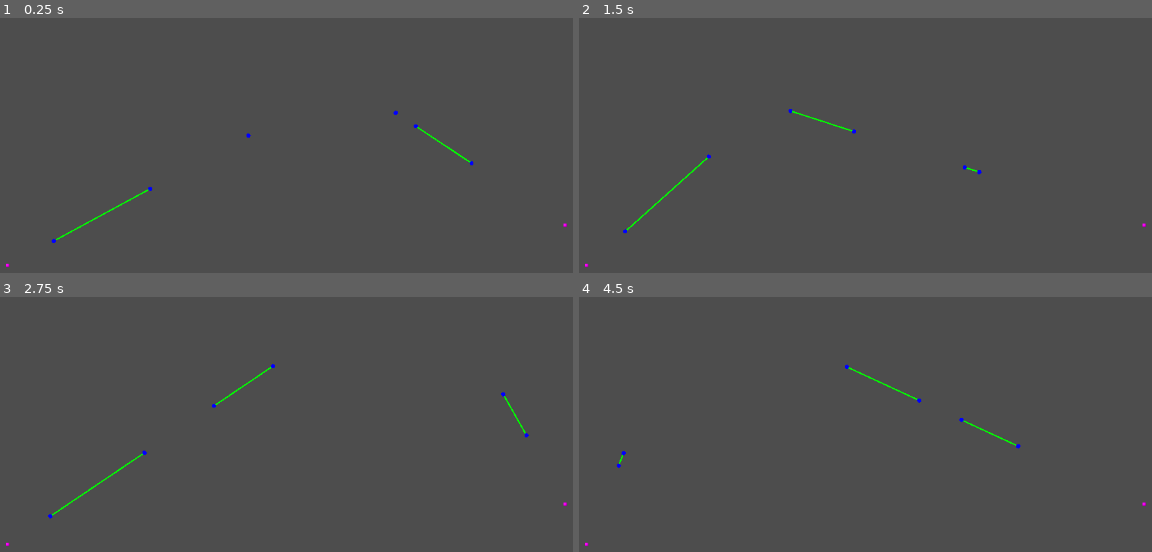
Above: before the commit, frames 1-4 (two rows, left to right).
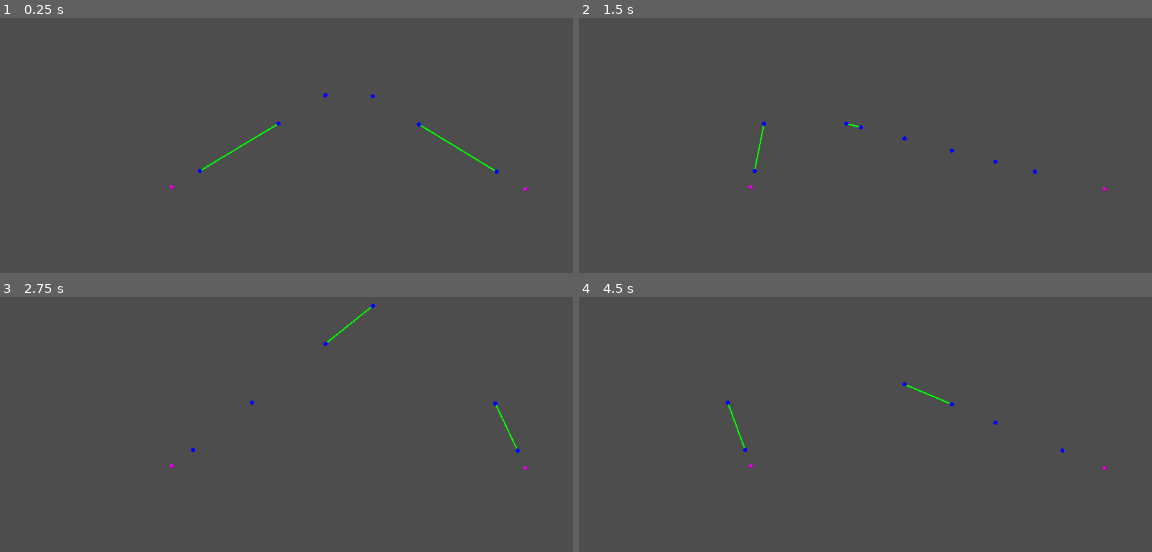
Above: after the commit, the same moments.

Repository: CaptainTriton10/ionising-radiation-simulator
Game: Godot game, scene res://main.tscn
Same seed, same stepped clock (60 frames per second), same inputs: the game is played once before the commit and once after it.
Inputs (mouse positions are in pixels of both pictures, inside the frame that each line leads up to):
- Up to frame 1 (0.25 s): no input
- Up to frame 2 (1.5 s): tap Enter at 0.5 s; move the mouse to (1100, 58) at 0.52 s; tap Space at 1.25 s; move the mouse to (768, 104) at 1.27 s
- Up to frame 3 (2.75 s): tap Enter at 2 s; move the mouse to (outside the picture) at 2.02 s
- Up to frame 4 (4.5 s): tap Space at 2.75, 4.25 s; move the mouse to (888, 450) at 2.77 s; tap Enter at 3.5 s; move the mouse to (outside the picture) at 3.52 s; move the mouse to (outside the picture) at 4.27 s

The runs differ from the first frame. In frame 1, 0.6% of the frame differs, in the area x 1-99%, y 29-98%; in frame 2, 0.5%; in frame 3, 0.6%; in frame 4, 0.5%.

Commit message:
feat: per object lambda values

Diff:
--- /dev/null
+++ b/Instances/barrier.tscn
@@ -0,0 +1,10 @@
+[gd_scene load_steps=2 format=3 uid="uid://cpt25sqjplxur"]
+
+[sub_resource type="RectangleShape2D" id="RectangleShape2D_rka2u"]
+
+[node name="Barrier" type="Area2D"]
+metadata/lambda = 0.15
+
+[node name="CollisionShape2D" type="CollisionShape2D" parent="."]
+shape = SubResource("RectangleShape2D_rka2u")
+debug_color = Color(0.08627451, 0.12156863, 0.16078432, 0.5686275)
--- a/detector.gd
+++ b/detector.gd
@@ -138,7 +138,7 @@
 
 	# If no objects hit, just use the distance
 	if obstructions1.is_empty() and obstructions2.is_empty():
-		total_power += distance_power
+		return distance_power
 
 	# 2nd array is backwards so it must be reversed
 	obstructions2.reverse()
@@ -146,7 +146,7 @@
 	var obstructions = []
 
 	for j in range(len(obstructions1)):
-		obstructions.append([obstructions1[j].position, obstructions2[j].position])
+		obstructions.append([obstructions1[j].position, obstructions2[j].position, obstructions1[j].collider])
 
 	var total_thickness = 0
 
@@ -158,11 +158,13 @@
 
 		total_thickness += sqrt(a ** 2 + b ** 2)
 
-	# Arbitrary value, smaller value means the material can stop more
-	# radiation, larger value means less of an effect
-	var lambda = 0.05
-	var reduction_multiplier = exp(-(total_thickness / 650) / lambda)
+		var lambda = obstruction[2].get_meta("lambda")
 
-	total_power += distance_power * reduction_multiplier
+		if lambda == 0:
+			return 0
+
+		var reduction_multiplier = exp(-(total_thickness / 650) / lambda)
+
+		total_power += distance_power * reduction_multiplier
 
 	return total_power
--- a/environment.gd
+++ b/environment.gd
@@ -1,3 +1,3 @@
 extends Node2D
 
-@export var background_rad: float = 2
+@export var background_rad: float = 0
--- a/main.tscn
+++ b/main.tscn
@@ -1,48 +1,34 @@
-[gd_scene load_steps=6 format=3 uid="uid://bfwunv6vq1a0r"]
+[gd_scene load_steps=5 format=3 uid="uid://bfwunv6vq1a0r"]
 
 [ext_resource type="Script" uid="uid://bpb5i88yil60r" path="res://environment.gd" id="1_1bvp3"]
 [ext_resource type="PackedScene" uid="uid://dy5rsx2ryoh5s" path="res://Instances/detector.tscn" id="3_h2yge"]
+[ext_resource type="PackedScene" uid="uid://cpt25sqjplxur" path="res://Instances/barrier.tscn" id="4_1bvp3"]
 [ext_resource type="PackedScene" uid="uid://dmh0ydg0twgub" path="res://Instances/rad_source.tscn" id="5_lquwl"]
-
-[sub_resource type="CircleShape2D" id="CircleShape2D_ig7tw"]
-radius = 82.1523
-
-[sub_resource type="RectangleShape2D" id="RectangleShape2D_ig7tw"]
-size = Vector2(63, 63.777954)
 
 [node name="Node2D" type="Node2D"]
 script = ExtResource("1_1bvp3")
 
-[node name="Area2D" type="Area2D" parent="."]
-position = Vector2(210, 497)
+[node name="Detector" parent="." instance=ExtResource("3_h2yge")]
+position = Vector2(636, 218)
 
-[node name="CollisionShape2D" type="CollisionShape2D" parent="Area2D"]
-shape = SubResource("CircleShape2D_ig7tw")
-debug_color = Color(0.051509894, 0.12463001, 0.21402127, 0.41960785)
+[node name="Barrier" parent="." instance=ExtResource("4_1bvp3")]
+position = Vector2(323.00006, 419)
+scale = Vector2(15.692694, 3.4168868)
+metadata/lambda = 0.0
 
-[node name="Area2D2" type="Area2D" parent="."]
-position = Vector2(795, 405.00003)
-rotation = 1.4467841
-scale = Vector2(1, 5.306504)
+[node name="Barrier3" parent="." instance=ExtResource("4_1bvp3")]
+position = Vector2(577, 328.99994)
+rotation = 1.5707964
+scale = Vector2(36.252693, 3.4168868)
+metadata/lambda = 0.0
 
-[node name="CollisionShape2D" type="CollisionShape2D" parent="Area2D2"]
-shape = SubResource("RectangleShape2D_ig7tw")
-debug_color = Color(0.051509894, 0.12463001, 0.21402127, 0.41960785)
-
-[node name="Area2D3" type="Area2D" parent="."]
-position = Vector2(567.00006, 349)
-rotation = -0.1530647
-scale = Vector2(6, 1)
-
-[node name="CollisionShape2D" type="CollisionShape2D" parent="Area2D3"]
-shape = SubResource("RectangleShape2D_ig7tw")
-debug_color = Color(0.051509894, 0.12463001, 0.21402127, 0.41960785)
+[node name="Barrier2" parent="." instance=ExtResource("4_1bvp3")]
+position = Vector2(831, 420.00003)
+scale = Vector2(15.692694, 3.4168868)
+metadata/lambda = 0.4
 
 [node name="RadSource" parent="." instance=ExtResource("5_lquwl")]
-position = Vector2(889, 532)
+position = Vector2(322, 477)
 
 [node name="RadSource2" parent="." instance=ExtResource("5_lquwl")]
-position = Vector2(85, 590)
-
-[node name="Detector" parent="." instance=ExtResource("3_h2yge")]
-position = Vector2(636, 218)
+position = Vector2(832, 480)
